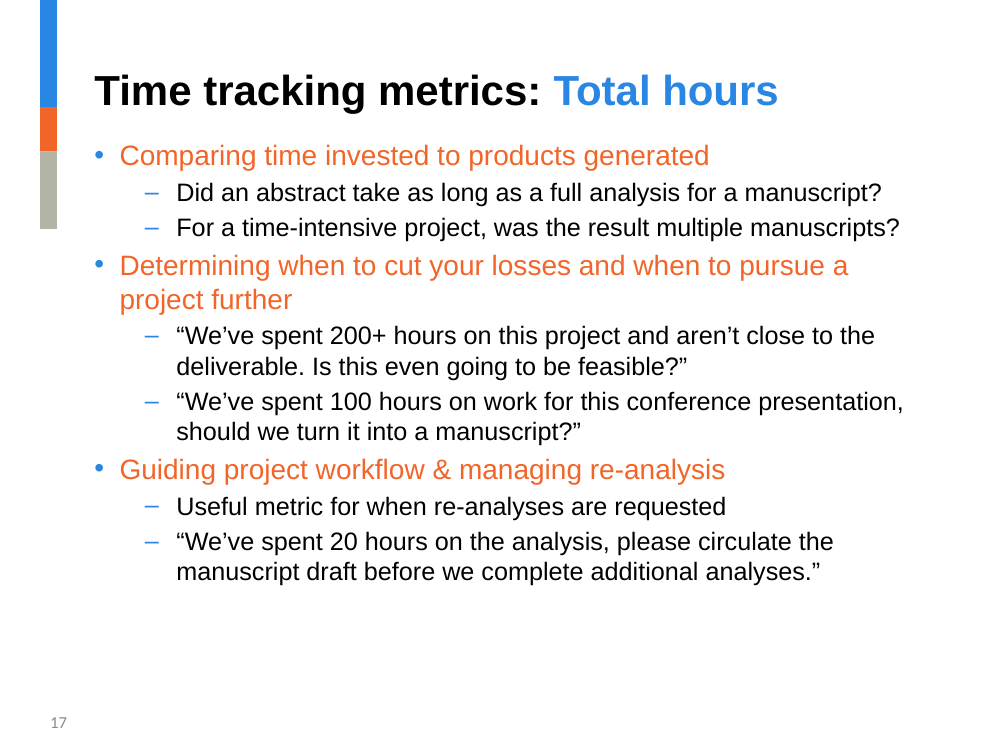
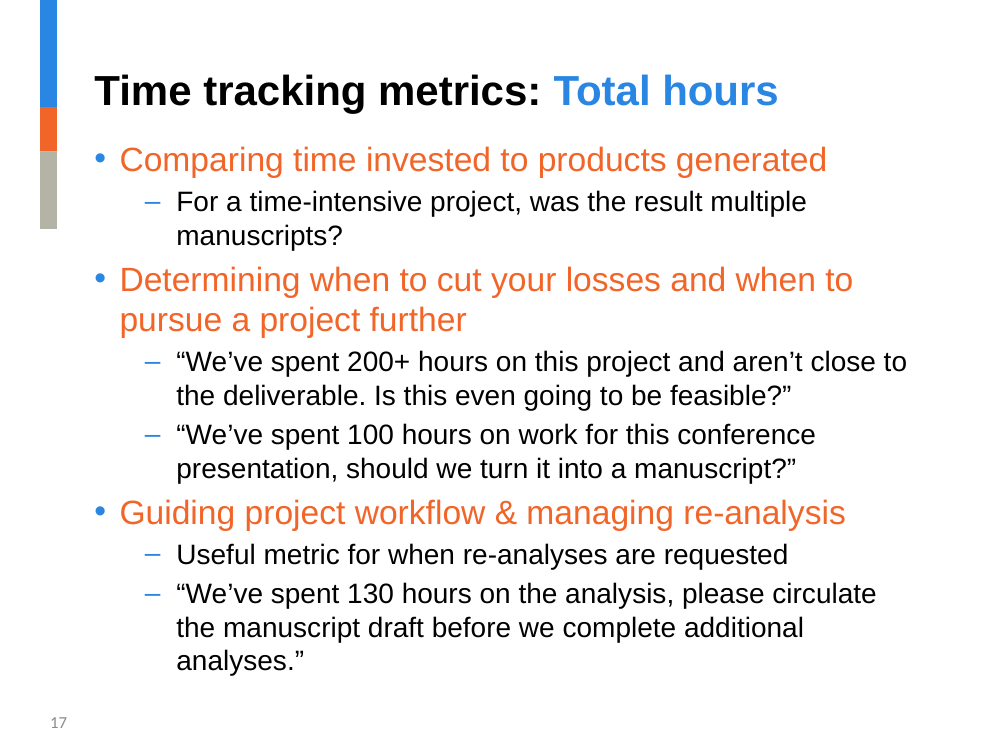
Before and after one commit to jalavery/timetrackR, a slide deck: slide 17 of Strategy and Innovation timetrackR Presentation.pptx. Drawn at 1008x756 pixels with LibreOffice and Linux fonts; fonts in the diff are those of the drawing; background and template pictures are left out. Boxes give left, top, right and bottom in pixels: in the first picture for what was removed or moved away, otherwise in the second. Text is boxed around its words. In the diff, an @@ line names an element or a change of style, - is before the commit and + after.

```diff
--- a/Strategy and Innovation timetrackR Presentation.pptx
+++ b/Strategy and Innovation timetrackR Presentation.pptx
@@ text at [120,146,907,569]: size 20 to 24 pt in "Comparing time invested to products generated", "Determining when to cut your losses and ...", "Guiding project workflow & managing re-analysis"; size 18 to 20 pt in "For a time-intensive project, was the result ...", "“We’ve spent 200+ hours on this project ...", "“We’ve spent 100 hours on work for ...", "Useful metric for when re-analyses are requested" @@
@@ text at [176,182,882,207]: paragraph removed @@
-  – Did an abstract take as long as a full analysis for a manuscript?
@@ text at [176,582,876,642]: text changed; size 18 to 20 pt @@
-  – “We’ve spent 20 hours on the analysis, please circulate the manuscript draft before we complete additional analyses.”
+  – “We’ve spent 130 hours on the analysis, please circulate the manuscript draft before we complete additional analyses.”
```
Also in this commit, not shown: 9 other slides changed, 2 slides removed, 1 other file.
